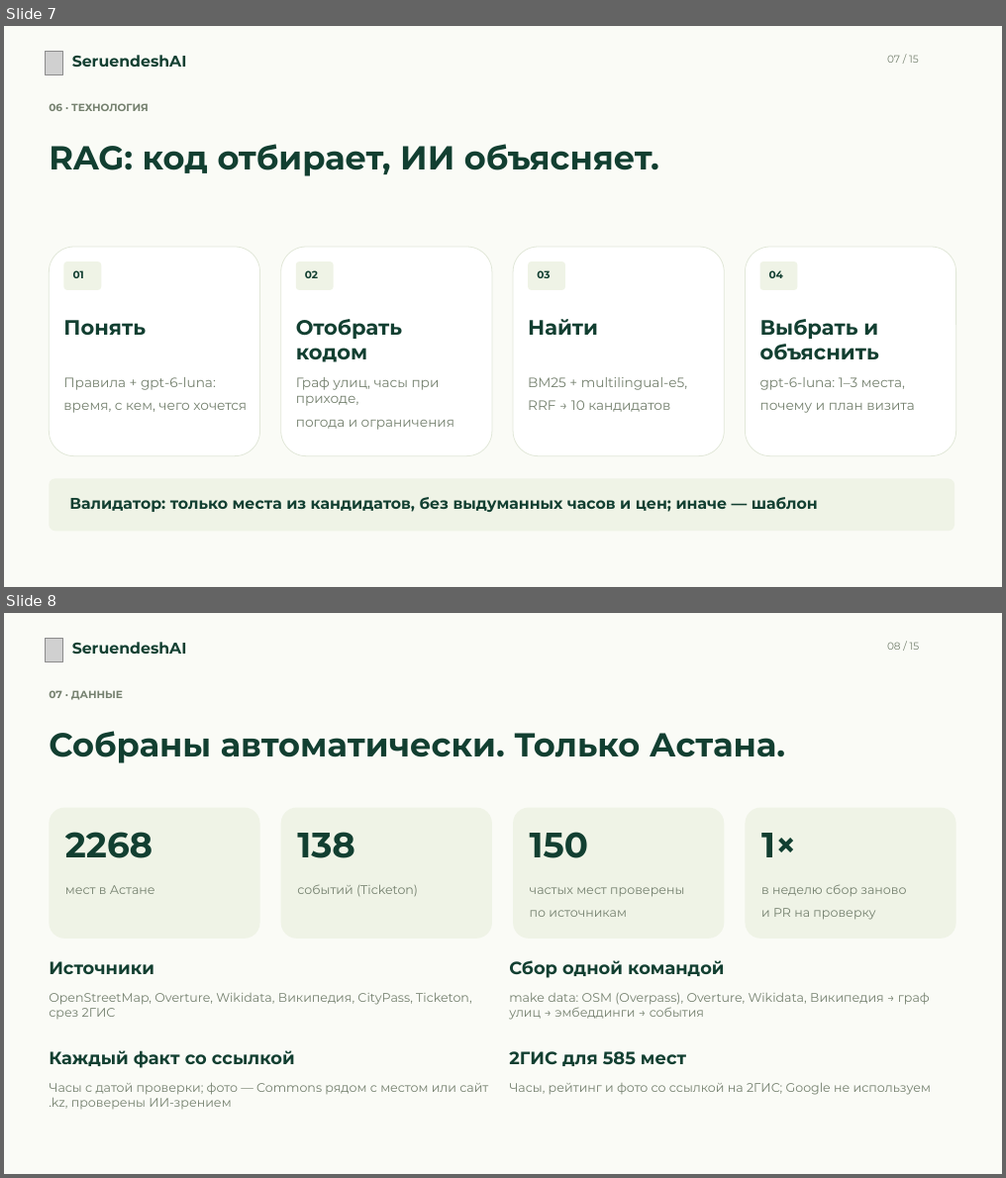
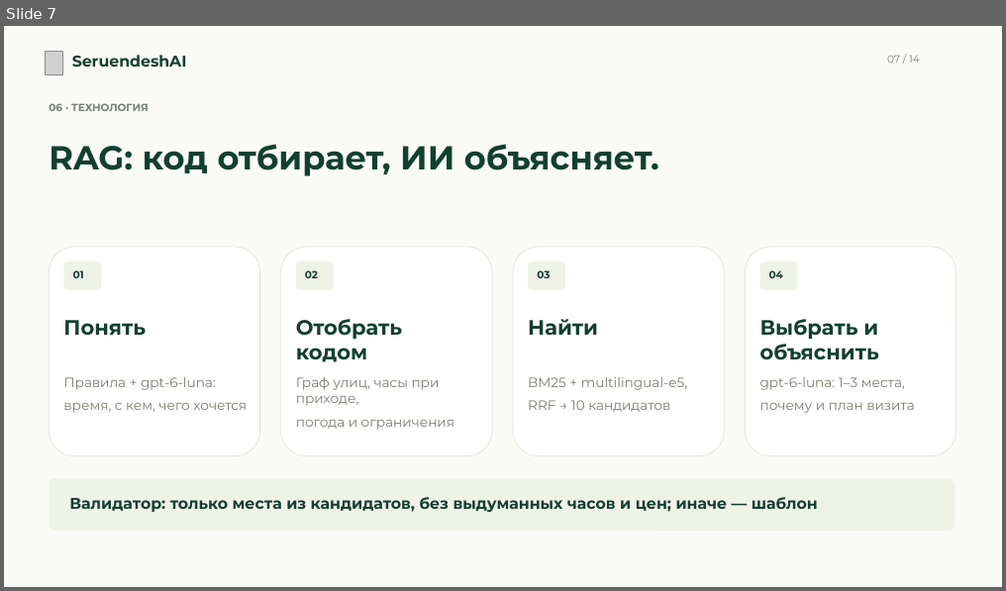
Before and after one commit to Abegerov4/SeruendeshAI, a slide deck: docs/presentation/SeruendeshAI-presentation.pptx. Shown one above the other, each under a label of ours: slides 7 and 8 before the commit, slide 7 after it. The pictures are 1006x1178 and 1006x591 pixels, drawn with LibreOffice and Linux fonts; fonts in the diff are those of the drawing; grey boxes stand for pictures. Boxes give left, top, right and bottom in pixels: in the first picture for what was removed or moved away, otherwise in the second. Text is boxed around its words. In the diff, an @@ line names an element or a change of style, - is before the commit and + after.

```diff
--- a/docs/presentation/SeruendeshAI-presentation.pptx
+++ b/docs/presentation/SeruendeshAI-presentation.pptx
@@ slide 8 removed at (4,613,1002,1174), background #FAFBF6 @@
@@ picture removed at (46,638,63,662) @@
@@ text removed at (72,642,187,654) @@
-SeruendeshAI
@@ text removed at (887,642,920,650) @@
-08 / 15
@@ text removed at (49,690,123,700) @@
-07 · ДАННЫЕ
@@ text removed at (49,731,785,763) @@
-Собраны автоматически. Только Астана.
@@ rounded rectangle removed at (49,808,260,939) @@
@@ rounded rectangle removed at (281,808,492,939) @@
@@ rounded rectangle removed at (513,808,724,939) @@
@@ rounded rectangle removed at (746,808,956,939) @@
@@ text removed at (65,832,152,859) @@
-2268
@@ text removed at (297,832,355,859) @@
-138
@@ text removed at (530,832,588,859) @@
-150
@@ text removed at (761,833,796,858) @@
-1×
@@ text removed at (65,885,155,894) @@
-мест в Астане
@@ text removed at (297,884,418,896) @@
-событий (Ticketon)
@@ text removed at (530,887,684,917) @@
-частых мест проверены
-по источникам
@@ text removed at (761,884,906,920) @@
-в неделю сбор заново
-и PR на проверку
@@ text removed at (49,961,154,974) @@
-Источники
@@ text removed at (509,960,725,978) @@
-Сбор одной командой
@@ text removed at (49,992,471,1019) @@
-OpenStreetMap, Overture, Wikidata, Википедия, CityPass, Ticketon, срез 2ГИС
@@ text removed at (509,993,930,1020) @@
-make data: OSM (Overpass), Overture, Wikidata, Википедия → граф улиц → эмбеддинги → события
@@ text removed at (49,1051,295,1068) @@
-Каждый факт со ссылкой
@@ text removed at (509,1052,686,1066) @@
-2ГИС для 585 мест
@@ text removed at (49,1083,488,1109) @@
-Часы с датой проверки; фото — Commons рядом с местом или сайт .kz, проверены ИИ-зрением
@@ text removed at (509,1082,931,1095) @@
-Часы, рейтинг и фото со ссылкой на 2ГИС; Google не используем
@@ slide 7 changed as well @@
@@ text at (887,55,920,63): text changed @@
-07 / 15
+07 / 14
```
Also in this commit, not shown: 12 other slides changed, 1 slide added, 1 other slide removed, 8 other files.
